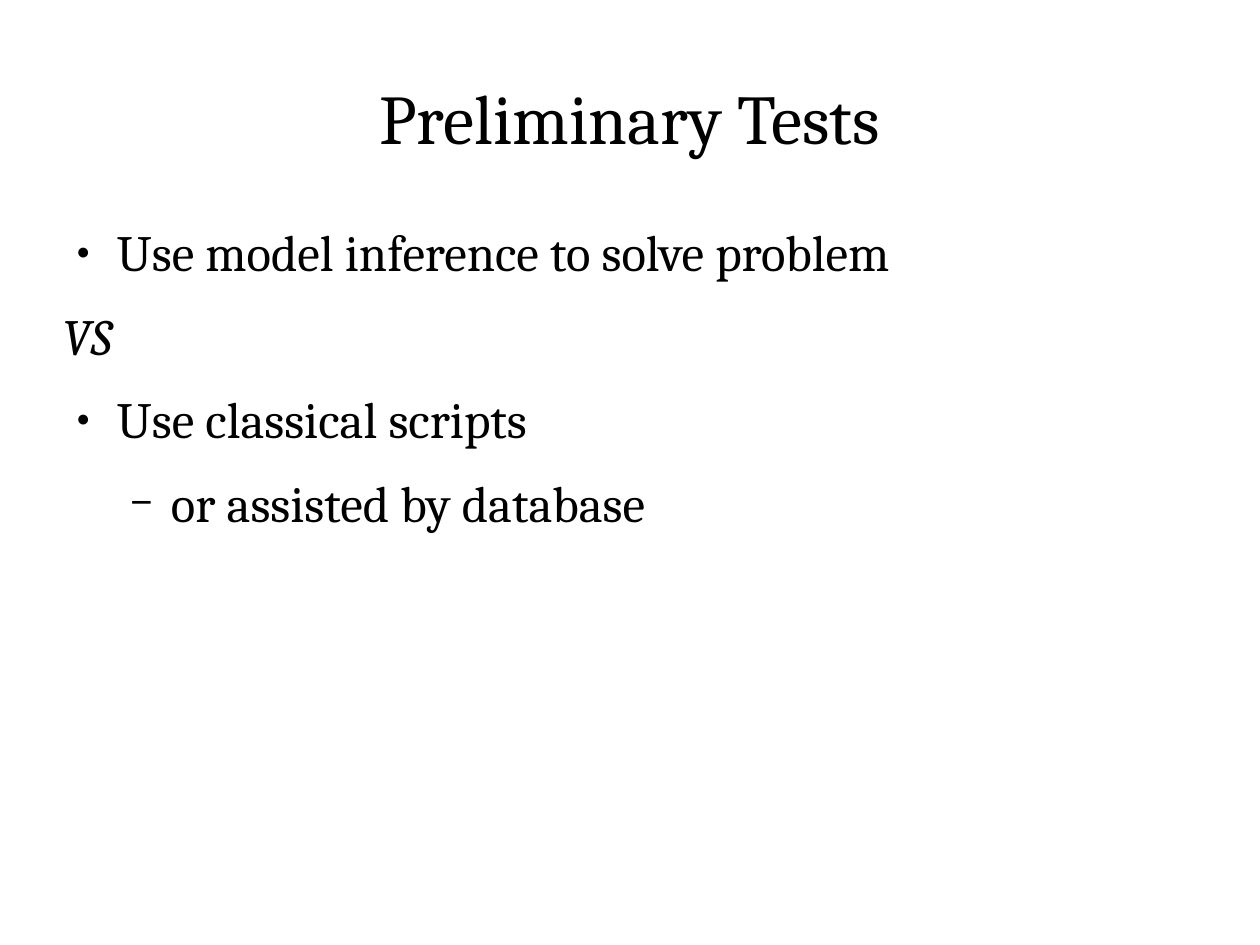
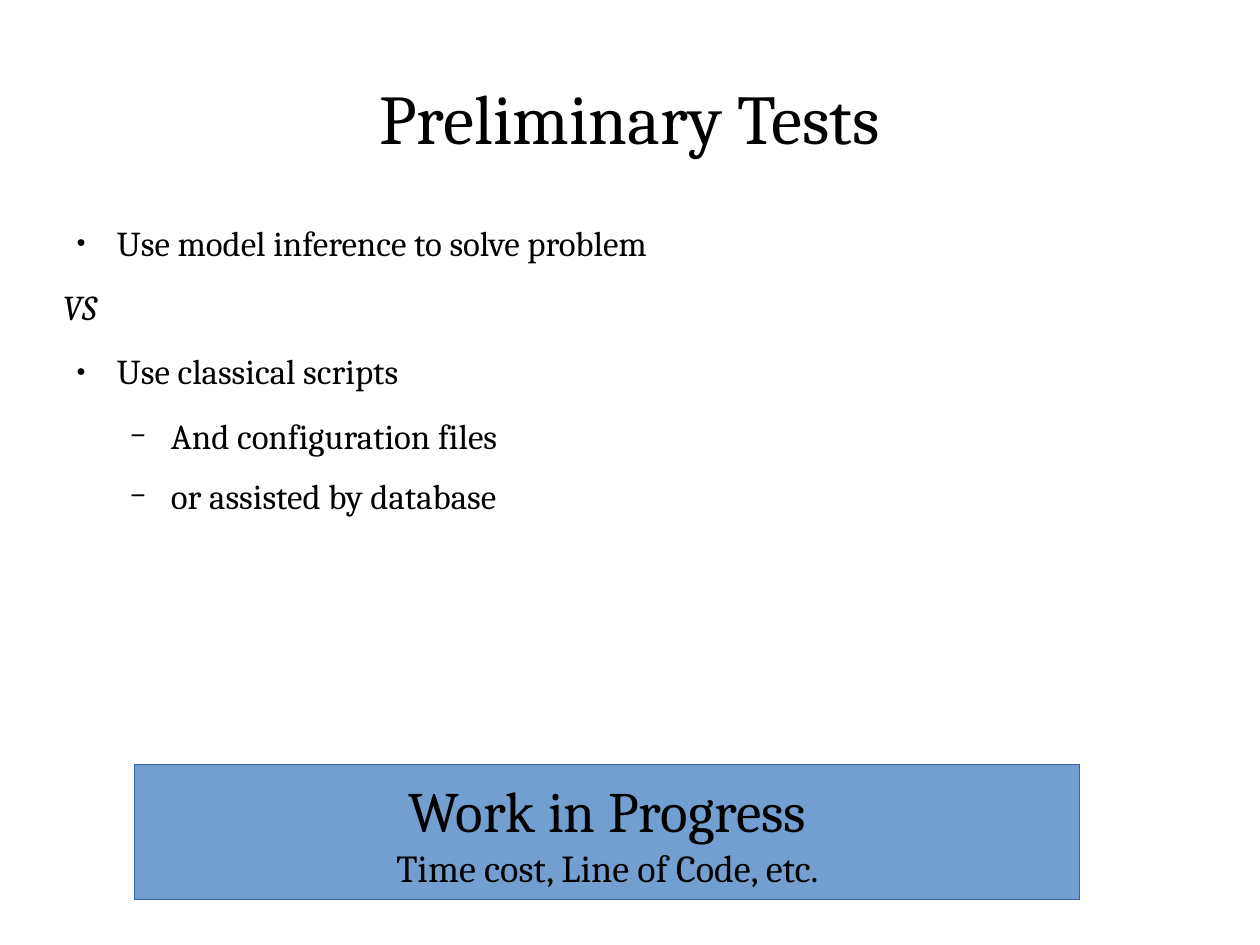
Before and after one commit to ShiZhan/fs-crawler, a slide deck: slide 8 of doc/oam.odp (slide 7 before the commit). Drawn at 1260x945 pixels with LibreOffice and Linux fonts; fonts in the diff are those of the drawing. Boxes give left, top, right and bottom in pixels: in the first picture for what was removed or moved away, otherwise in the second. Text is boxed around its words. In the diff, an @@ line names an element or a change of style, - is before the commit and + after.

```diff
--- a/doc/oam.odp
+++ b/doc/oam.odp
@@ text at (63, 231, 646, 516): size 32 to 22 pt in "Use model inference to solve problem", "VS", "Use classical scripts", "or assisted by database" @@
@@ text at (171, 424, 497, 457): paragraph added @@
+  − And configuration files
@@ rectangle added at (135, 765, 1080, 900), fill #729FCF, outline #3465AF 0 pt, 24 pt, text #000000 @@
+Work in Progress
+Time cost, Line of Code, etc.
```
Also in this commit, not shown: 6 other slides changed, 2 slides added, 1 slide removed.
